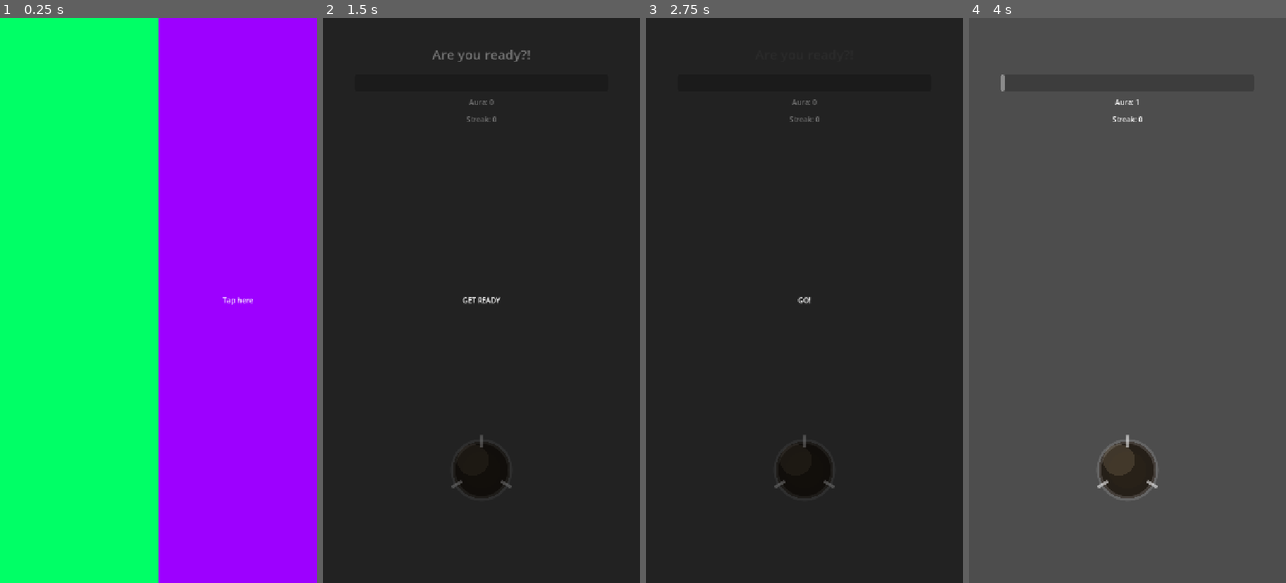
Above: before the commit, frames 1-4 (left to right).
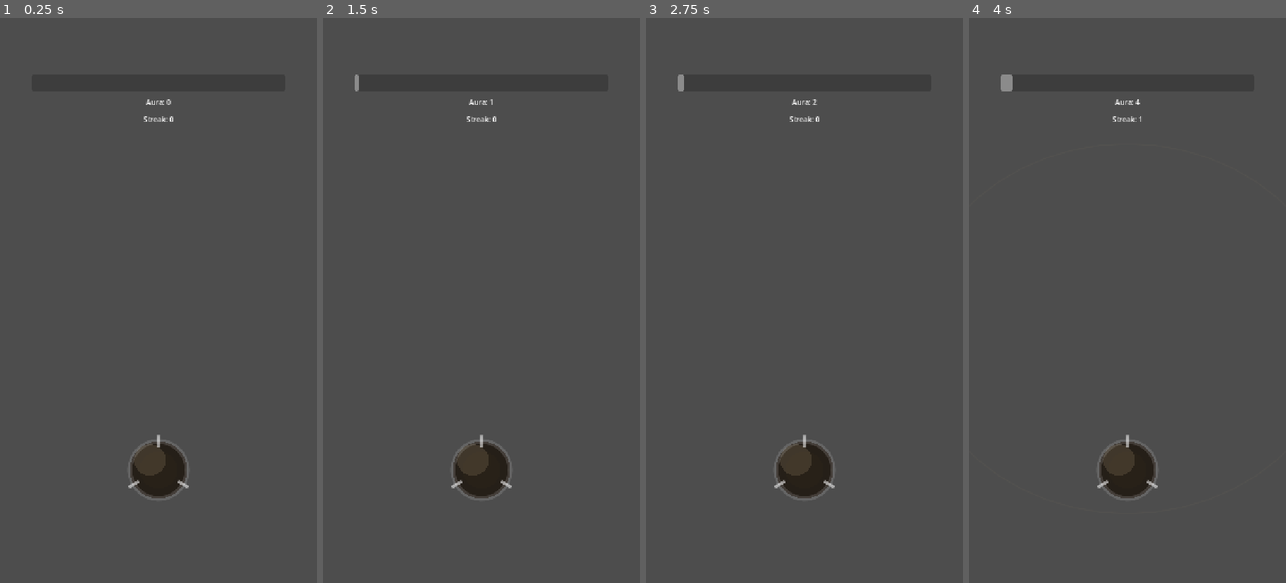
Above: after the commit, the same moments.

Repository: engjuliocez4r/auramax
Game: Godot game, scene res://scenes/duel.tscn
Two runs of this game, one before a commit and one after it. Both use one fixed random seed, a clock stepped at 60 frames per second and the inputs below.
Inputs (mouse positions are in pixels of both pictures, inside the frame that each line leads up to):
- Up to frame 1 (0.25 s): no input
- Up to frame 2 (1.5 s): tap Enter at 0.5 s; drag from (481, 300) to (513, 176) at 0.52 s; drag from (418, 328) to (465, 413) at 1.27 s
- Up to frame 3 (2.75 s): tap Space at 2 s; move the mouse to (836, 176) at 2.02 s; click (836, 176) at 2.17 s
- Up to frame 4 (4 s): tap Enter at 2.75 s; drag from (1111, 413) to (1032, 215) at 2.77 s; tap Space at 3.5 s; move the mouse to (1222, 385) at 3.52 s; click (1222, 385) at 3.67 s

The runs differ from the first frame. In frame 1, 100% of the frame differs, in the area x 0-100%, y 0-100%; in frame 2, 99%; in frame 3, 99%; in frame 4, less than 0.1%.

Commit message:
Revert "Pre-duel ready screen and first-time side demonstration"
This reverts commit 791233c230d55358b1a324e5c3138049dd2c03e4.

Diff:
--- a/assets/i18n/announcer_lines.csv
+++ b/assets/i18n/announcer_lines.csv
@@ -19,11 +19,3 @@
 announcer_milestone_tier3_b,THE CROWD IS ROARING!!!,A MULTIDÃO ESTÁ RUGINDO!!!,¡LA MULTITUD RUGE!!!,LA FOULE RUGIT !!!,DIE MENGE TOBT!!!,LA FOLLA RUGGISCE!!!
 announcer_burst_fired_a,BURST!!!,BURST!!!,¡BURST!!!,BURST !!!,BURST!!!,BURST!!!
 announcer_burst_fired_b,IT'S GOING OFF!!!,EXPLODIU TUDO!!!,¡EXPLOTÓ TODO!!!,ÇA EXPLOSE !!!,ES EXPLODIERT!!!,STA ESPLODENDO TUTTO!!!
-announcer_ready_call_a,Are you ready?!,Estás pronto?!,¿Estás listo?!,Prêt à jouer ?!,Bist du bereit?!,Sei pronto?!
-announcer_ready_call_b,Let's go!,Força!,¡Vamos!,Allez !,Auf geht's!,Forza!
-ready_text_get_ready,GET READY,PREPARA-TE,PREPÁRATE,PRÊT ?,MACH DICH BEREIT,PREPARATI
-ready_text_go,GO!,VAI!,¡VAMOS!,GO !,LOS!,VIA!
-ready_text_count_3,3,3,3,3,3,3
-ready_text_count_2,2,2,2,2,2,2
-ready_text_count_1,1,1,1,1,1,1
-side_demo_tap_here,Tap here,Clica aqui,Toca aquí,Touche ici,Hier tippen,Tocca qui
--- a/scenes/duel.tscn
+++ b/scenes/duel.tscn
@@ -1,11 +1,9 @@
-[gd_scene load_steps=7 format=3]
+[gd_scene load_steps=5 format=3]
 
 [ext_resource type="Script" path="res://scripts/duel.gd" id="1"]
 [ext_resource type="PackedScene" path="res://scenes/announcer.tscn" id="2"]
 [ext_resource type="Script" path="res://scripts/power_ring.gd" id="3"]
 [ext_resource type="Script" path="res://scripts/burst_core.gd" id="4"]
-[ext_resource type="PackedScene" path="res://scenes/side_demo.tscn" id="5"]
-[ext_resource type="PackedScene" path="res://scenes/get_ready.tscn" id="6"]
 
 [node name="Duel" type="Control"]
 anchor_right = 1.0
@@ -68,7 +66,3 @@
 emitting = false
 
 [node name="Announcer" parent="." instance=ExtResource("2")]
-
-[node name="SideDemo" parent="." instance=ExtResource("5")]
-
-[node name="GetReady" parent="." instance=ExtResource("6")]
--- a/scenes/get_ready.tscn
+++ /dev/null
@@ -1,25 +0,0 @@
-[gd_scene load_steps=2 format=3]
-
-[ext_resource type="Script" path="res://scripts/get_ready.gd" id="1"]
-
-[node name="GetReady" type="Control"]
-anchor_right = 1.0
-anchor_bottom = 1.0
-mouse_filter = 0
-script = ExtResource("1")
-
-[node name="Backdrop" type="ColorRect" parent="."]
-anchor_right = 1.0
-anchor_bottom = 1.0
-mouse_filter = 0
-color = Color(0, 0, 0, 0.55)
-
-[node name="CountdownLabel" type="Label" parent="."]
-anchor_right = 1.0
-anchor_bottom = 1.0
-mouse_filter = 2
-horizontal_alignment = 1
-vertical_alignment = 1
-
-[node name="CrowdPlayer" type="AudioStreamPlayer" parent="."]
-bus = "SFX"
--- a/scenes/side_demo.tscn
+++ /dev/null
@@ -1,36 +0,0 @@
-[gd_scene load_steps=2 format=3]
-
-[ext_resource type="Script" path="res://scripts/side_demo.gd" id="1"]
-
-[node name="SideDemo" type="Control"]
-anchor_right = 1.0
-anchor_bottom = 1.0
-mouse_filter = 0
-script = ExtResource("1")
-
-[node name="LeftCurtain" type="ColorRect" parent="."]
-anchor_right = 0.5
-anchor_bottom = 1.0
-mouse_filter = 2
-color = Color(0, 1, 0.4, 1)
-
-[node name="RightCurtain" type="ColorRect" parent="."]
-anchor_left = 0.5
-anchor_right = 1.0
-anchor_bottom = 1.0
-mouse_filter = 2
-color = Color(0.615686, 0, 1, 1)
-
-[node name="LeftLabel" type="Label" parent="LeftCurtain"]
-anchor_right = 1.0
-anchor_bottom = 1.0
-mouse_filter = 2
-horizontal_alignment = 1
-vertical_alignment = 1
-
-[node name="RightLabel" type="Label" parent="RightCurtain"]
-anchor_right = 1.0
-anchor_bottom = 1.0
-mouse_filter = 2
-horizontal_alignment = 1
-vertical_alignment = 1
--- a/scripts/announcer.gd
+++ b/scripts/announcer.gd
@@ -27,7 +27,6 @@
 	"milestone_tier_2": ["announcer_milestone_tier2_a", "announcer_milestone_tier2_b"],
 	"milestone_tier_3": ["announcer_milestone_tier3_a", "announcer_milestone_tier3_b"],
 	"burst_fired": ["announcer_burst_fired_a", "announcer_burst_fired_b"],
-	"ready_call": ["announcer_ready_call_a", "announcer_ready_call_b"],
 }
 
 @onready var _line_label: Label = $LineLabel
@@ -66,8 +65,6 @@
 		host.streak_changed.connect(_on_host_streak_changed)
 	if host.has_signal("burst_started"):
 		host.burst_started.connect(_on_host_burst_started)
-	if host.has_signal("ready_screen_started"):
-		host.ready_screen_started.connect(_on_host_ready_screen_started)
 
 
 func _on_host_streak_changed(new_streak: int) -> void:
@@ -86,11 +83,6 @@
 	# own top-energy line, plus the crowd roar sound hook below.
 	announce("burst_fired")
 	_play_crowd_roar()
-
-
-func _on_host_ready_screen_started() -> void:
-	# Ritual call to attention before every duel (design point 54).
-	announce("ready_call")
 
 
 func _pick_energy_tier(milestone_index: int) -> int:
--- a/scripts/duel.gd
+++ b/scripts/duel.gd
@@ -46,7 +46,6 @@
 signal burst_meter_changed(fill_ratio: float)
 signal burst_started()
 signal burst_ended()
-signal ready_screen_started() # Emitted right as the pre-duel ready screen begins; announcer reacts to it.
 
 @export var base_aura: float = 1.0
 @export var streak_bonus_step: float = 0.1
@@ -126,13 +125,10 @@
 @onready var _burst_core: BurstCore = $BurstCore
 @onready var _burst_tint: ColorRect = $BurstTint
 @onready var _confetti: GPUParticles2D = $ConfettiParticles
-@onready var _side_demo: SideDemo = $SideDemo
-@onready var _get_ready: GetReady = $GetReady
 
 var intensity: float = 0.0
 var burst_meter: float = 0.0 # Savings, not the current moment: only ever grows, independent of streak resets.
 var is_bursting: bool = false # No state enum — a flag layered on top of tap/streak logic; never gates input.
-var is_duel_active: bool = false # No state enum — gates _handle_tap only. Set true once the ready screen finishes.
 
 var _last_touch_press_time_ms: int = -1000000
 var _last_side: String = ""
@@ -177,10 +173,6 @@
 	get_viewport().size_changed.connect(_layout_confetti)
 	_update_labels()
 
-	_side_demo.demo_finished.connect(_on_demo_finished)
-	_get_ready.ready_finished.connect(_on_ready_finished)
-	_start_pre_duel_sequence()
-
 
 func _process(delta: float) -> void:
 	_check_streak_timeout()
@@ -245,8 +237,6 @@
 # ─── Core logic ─────────────────────────────────────────────────────────
 
 func _handle_tap(side: String) -> void:
-	if not is_duel_active:
-		return
 	var now_ms := Time.get_ticks_msec()
 
 	if _last_side != "" and side == _last_side:
@@ -347,32 +337,6 @@
 	burst_meter = 0.0
 	burst_ended.emit()
 	burst_meter_changed.emit(burst_meter)
-
-
-# ─── Pre-duel sequencing (ready screen + first-time demo) ───────────────
-# First ever launch: side demo, then ready screen, then play. Every launch
-# after that: ready screen, then play. Neither step touches is_duel_active
-# until the ready screen actually finishes — see _on_ready_finished().
-
-func _start_pre_duel_sequence() -> void:
-	if GameState.has_seen_demo:
-		_start_ready_screen()
-	else:
-		_side_demo.play()
-
-
-func _on_demo_finished() -> void:
-	GameState.mark_demo_seen()
-	_start_ready_screen()
-
-
-func _start_ready_screen() -> void:
-	ready_screen_started.emit()
-	_get_ready.play()
-
-
-func _on_ready_finished() -> void:
-	is_duel_active = true
 
 
 # ─── Presentation (signal-driven; safe to replace independently) ────────
--- a/scripts/game_state.gd
+++ b/scripts/game_state.gd
@@ -20,7 +20,6 @@
 
 const SECTION_PLAYER := "player"
 const SECTION_COSMETICS := "cosmetics"
-const SECTION_PROGRESS := "progress"
 
 const MAX_PLAYER_NAME_LENGTH := 16
 const DEFAULT_PLAYER_NAME := "Player"
@@ -34,7 +33,6 @@
 var coins: int = 0
 var owned_cosmetics: Array = []
 var equipped_cosmetics: Dictionary = {}
-var has_seen_demo: bool = false # Side demonstration (DESIGN.md point 55) only ever runs once per install.
 
 var _config := ConfigFile.new()
 
@@ -94,13 +92,6 @@
 	cosmetics_changed.emit()
 
 
-func mark_demo_seen() -> void:
-	if has_seen_demo:
-		return
-	has_seen_demo = true
-	_save()
-
-
 func _load() -> void:
 	var err := _config.load(SAVE_PATH)
 	if err != OK:
@@ -113,7 +104,6 @@
 	coins = _config.get_value(SECTION_PLAYER, "coins", 0)
 	owned_cosmetics = _config.get_value(SECTION_COSMETICS, "owned", [])
 	equipped_cosmetics = _config.get_value(SECTION_COSMETICS, "equipped", {})
-	has_seen_demo = _config.get_value(SECTION_PROGRESS, "has_seen_demo", false)
 
 
 func _save() -> void:
@@ -124,5 +114,4 @@
 	_config.set_value(SECTION_PLAYER, "coins", coins)
 	_config.set_value(SECTION_COSMETICS, "owned", owned_cosmetics)
 	_config.set_value(SECTION_COSMETICS, "equipped", equipped_cosmetics)
-	_config.set_value(SECTION_PROGRESS, "has_seen_demo", has_seen_demo)
 	_config.save(SAVE_PATH)
--- a/scripts/get_ready.gd
+++ /dev/null
@@ -1,85 +0,0 @@
-extends Control
-class_name GetReady
-## Pre-duel ready screen (DESIGN.md point 54). Ritual, not tutorial — shown
-## before every duel, first play or thousandth.
-##
-## Self-contained: duel.gd only ever calls play() and listens for
-## ready_finished(). Sits on top of the play area with mouse_filter STOP so
-## taps during the countdown are silently swallowed here rather than
-## reaching LeftZone/RightZone underneath — belt-and-suspenders alongside
-## duel.gd's own is_duel_active gate.
-##
-## Two countdown presentations live side by side behind countdown_mode so
-## they can be A/B tested by feel: TEXT ("GET READY" then "GO") and NUMERIC
-## (3, 2, 1, GO). Neither is the "right" one yet — that's the point of
-## keeping both.
-
-signal ready_finished()
-
-enum CountdownMode { TEXT, NUMERIC }
-
-@export var countdown_mode: CountdownMode = CountdownMode.TEXT
-@export var ready_duration: float = 2.0 # Total seconds end to end — short by design; this is ritual, not a barrier.
-@export var backdrop_alpha: float = 0.55
-
-const CROWD_SOUND_PATH := "res://assets/audio/sfx/crowd_anticipation.ogg"
-
-@onready var _backdrop: ColorRect = $Backdrop
-@onready var _label: Label = $CountdownLabel
-@onready var _crowd_player: AudioStreamPlayer = $CrowdPlayer
-
-
-func _ready() -> void:
-	hide()
-	mouse_filter = MOUSE_FILTER_IGNORE
-
-
-## Called by duel.gd before every duel, after the first-time side
-## demonstration (if any) has finished.
-func play() -> void:
-	show()
-	mouse_filter = MOUSE_FILTER_STOP
-	_backdrop.color.a = backdrop_alpha
-	_play_crowd_sound()
-
-	if countdown_mode == CountdownMode.NUMERIC:
-		_run_numeric_countdown()
-	else:
-		_run_text_countdown()
-
-
-func _run_text_countdown() -> void:
-	var half := ready_duration * 0.5
-	_label.text = tr("ready_text_get_ready")
-	var tween := create_tween()
-	tween.tween_interval(half)
-	tween.tween_callback(func() -> void: _label.text = tr("ready_text_go"))
-	tween.tween_interval(half)
-	tween.tween_callback(_finish)
-
-
-func _run_numeric_countdown() -> void:
-	var step := ready_duration / 4.0
-	var tween := create_tween()
-	_label.text = tr("ready_text_count_3")
-	tween.tween_interval(step)
-	tween.tween_callback(func() -> void: _label.text = tr("ready_text_count_2"))
-	tween.tween_interval(step)
-	tween.tween_callback(func() -> void: _label.text = tr("ready_text_count_1"))
-	tween.tween_interval(step)
-	tween.tween_callback(func() -> void: _label.text = tr("ready_text_go"))
-	tween.tween_interval(step)
-	tween.tween_callback(_finish)
-
-
-func _play_crowd_sound() -> void:
-	if not ResourceLoader.exists(CROWD_SOUND_PATH):
-		return # No crowd audio shipped yet — the ready screen still runs silently on this front.
-	_crowd_player.stream = load(CROWD_SOUND_PATH)
-	_crowd_player.play()
-
-
-func _finish() -> void:
-	hide()
-	mouse_filter = MOUSE_FILTER_IGNORE
-	ready_finished.emit()
--- a/scripts/side_demo.gd
+++ /dev/null
@@ -1,99 +0,0 @@
-extends Control
-class_name SideDemo
-## First-contact-only side demonstration (DESIGN.md point 55).
-##
-## Self-contained and driven entirely by duel.gd calling play(): the two
-## halves start as fully opaque curtains (matching LeftZone/RightZone's own
-## colors), the purple side flashes a "tap here" label, then the green side
-## does the same, then the curtains open to reveal the play area. Teaches by
-## demonstration, never by tutorial text.
-##
-## A tap at any point cuts the whole sequence short and jumps straight to
-## opening the curtains — whoever already knows the mechanic skips it,
-## whoever doesn't gets taught. Input during the demo never reaches
-## duel.gd's tap handler: LeftCurtain/RightCurtain/their labels are
-## mouse_filter IGNORE, so presses fall through to this control's own
-## _gui_input below instead of scoring as gameplay.
-
-signal demo_finished()
-
-@export var demo_flash_duration: float = 0.9 # Seconds each side's "tap here" label stays flashed.
-@export var curtain_open_duration: float = 0.6 # Seconds for the curtains to fade to the resting transparent state.
-
-# Must match LeftZone/RightZone's colors in duel.tscn exactly — same zones, just opaque for this one moment.
-const LEFT_CURTAIN_COLOR := Color(0, 1, 0.4)
-const RIGHT_CURTAIN_COLOR := Color(0.615686, 0, 1)
-
-@onready var _left_curtain: ColorRect = $LeftCurtain
-@onready var _right_curtain: ColorRect = $RightCurtain
-@onready var _left_label: Label = $LeftCurtain/LeftLabel
-@onready var _right_label: Label = $RightCurtain/RightLabel
-
-var _finished: bool = true
-var _tween: Tween
-
-
-func _ready() -> void:
-	_left_curtain.color = LEFT_CURTAIN_COLOR
-	_right_curtain.color = RIGHT_CURTAIN_COLOR
-	_left_label.text = tr("side_demo_tap_here")
-	_right_label.text = tr("side_demo_tap_here")
-	hide()
-	mouse_filter = MOUSE_FILTER_IGNORE
-
-
-## Called by duel.gd on first-ever launch, before the ready screen.
-func play() -> void:
-	_finished = false
-	show()
-	mouse_filter = MOUSE_FILTER_STOP
-	_left_curtain.color.a = 1.0
-	_right_curtain.color.a = 1.0
-	_left_label.modulate.a = 0.0
-	_right_label.modulate.a = 0.0
-
-	_tween = create_tween()
-	_tween.tween_property(_right_label, "modulate:a", 1.0, demo_flash_duration * 0.3)
-	_tween.tween_property(_right_label, "modulate:a", 0.0, demo_flash_duration * 0.7)
-	_tween.tween_property(_left_label, "modulate:a", 1.0, demo_flash_duration * 0.3)
-	_tween.tween_property(_left_label, "modulate:a", 0.0, demo_flash_duration * 0.7)
-	_tween.tween_callback(_open_curtains)
-
-
-func _gui_input(event: InputEvent) -> void:
-	if _finished:
-		return
-	if _is_tap_event(event):
-		if _tween:
-			_tween.kill()
-		_open_curtains()
-
-
-func _is_tap_event(event: InputEvent) -> bool:
-	if event is InputEventScreenTouch:
-		return event.pressed
-	if event is InputEventMouseButton:
-		return event.pressed and event.button_index == MOUSE_BUTTON_LEFT
-	return false
-
-
-func _open_curtains() -> void:
-	if _finished:
-		return
-	_left_label.modulate.a = 0.0
-	_right_label.modulate.a = 0.0
-	var tween := create_tween()
-	tween.set_parallel(true)
-	tween.tween_property(_left_curtain, "color:a", 0.0, curtain_open_duration)
-	tween.tween_property(_right_curtain, "color:a", 0.0, curtain_open_duration)
-	tween.set_parallel(false)
-	tween.tween_callback(_finish)
-
-
-func _finish() -> void:
-	if _finished:
-		return
-	_finished = true
-	hide()
-	mouse_filter = MOUSE_FILTER_IGNORE
-	demo_finished.emit()
Not shown, changed: DESIGN.md
